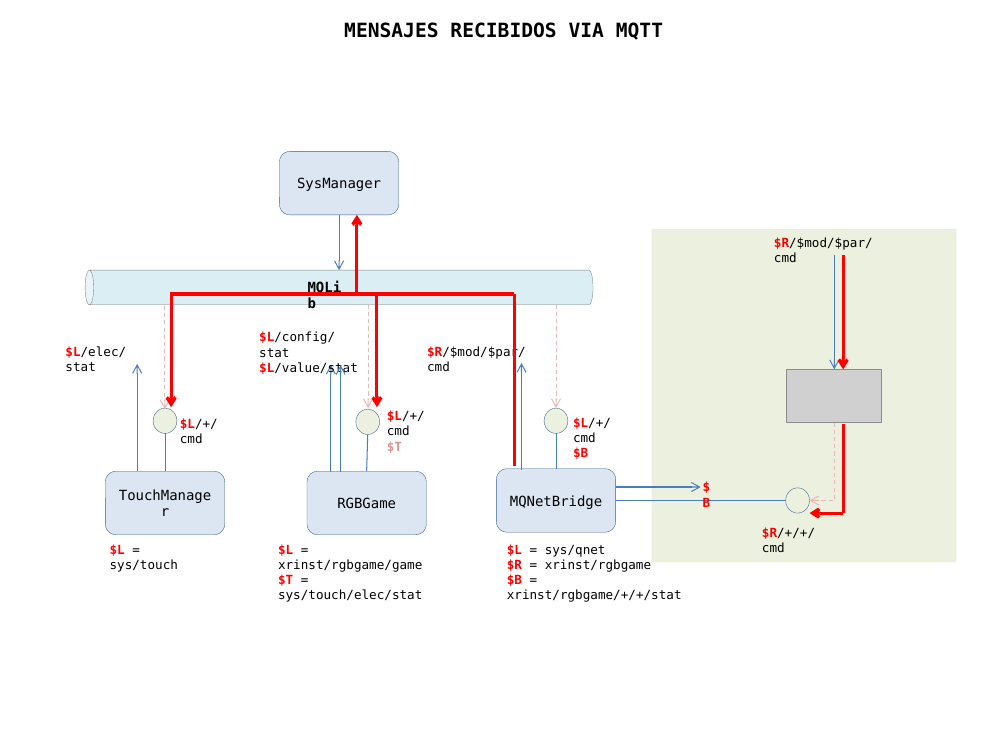
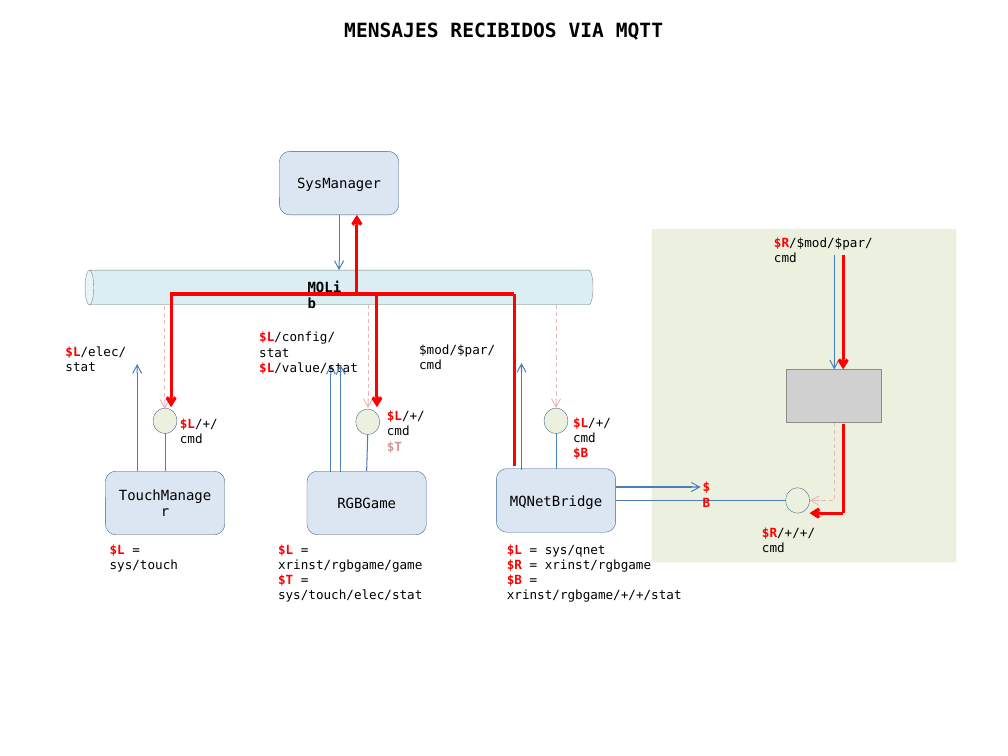
Before and after one commit to raulMrello/ArteMultimedia, a slide deck: slide 4 of models/Bocetos mbed-l432kc.pptx. Drawn at 1008x756 pixels with LibreOffice and Linux fonts; fonts in the diff are those of the drawing; grey boxes stand for pictures. Boxes give left, top, right and bottom in pixels: in the first picture for what was removed or moved away, otherwise in the second. Text is boxed around its words. In the diff, an @@ line names an element or a change of style, - is before the commit and + after.

```diff
--- a/models/Bocetos mbed-l432kc.pptx
+++ b/models/Bocetos mbed-l432kc.pptx
@@ text at (419, 344, 495, 369): text changed @@
-$R/$mod/$par/cmd
+$mod/$par/cmd
```
Also in this commit, not shown: 3 other slides changed, 1 other file.
